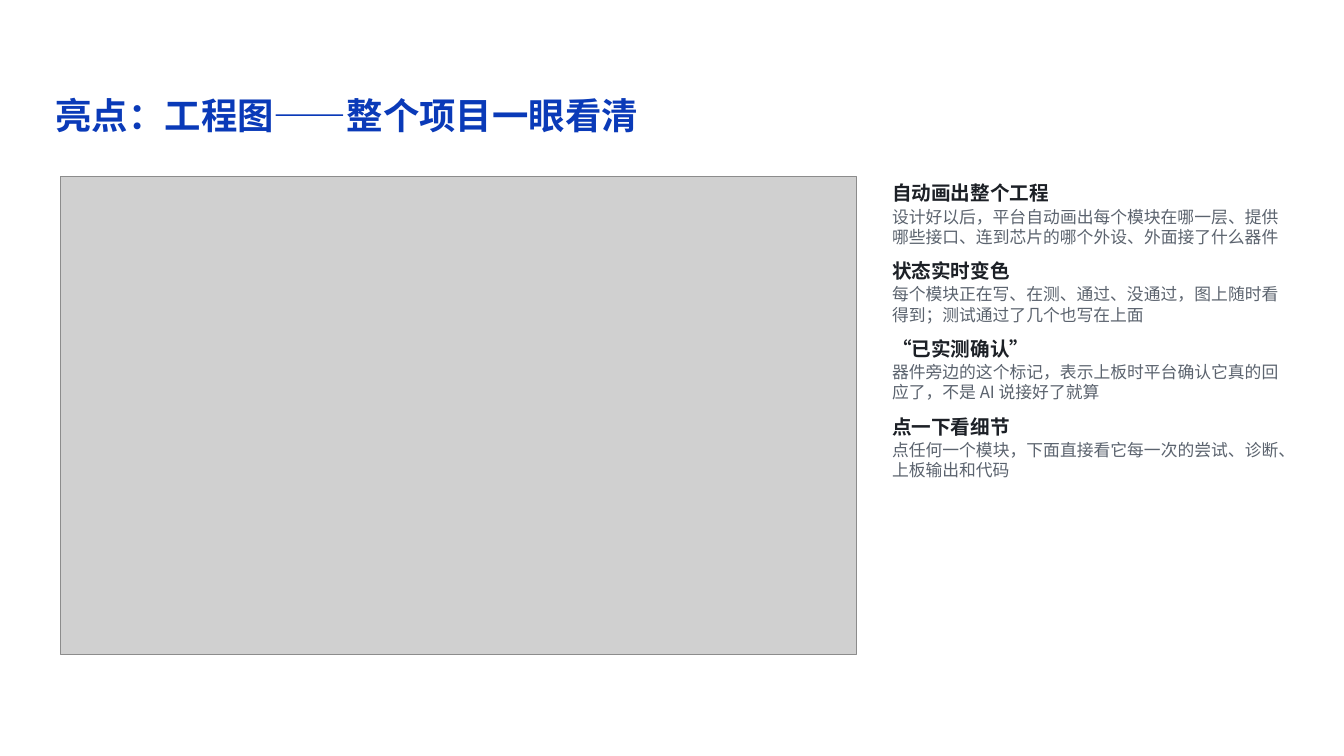
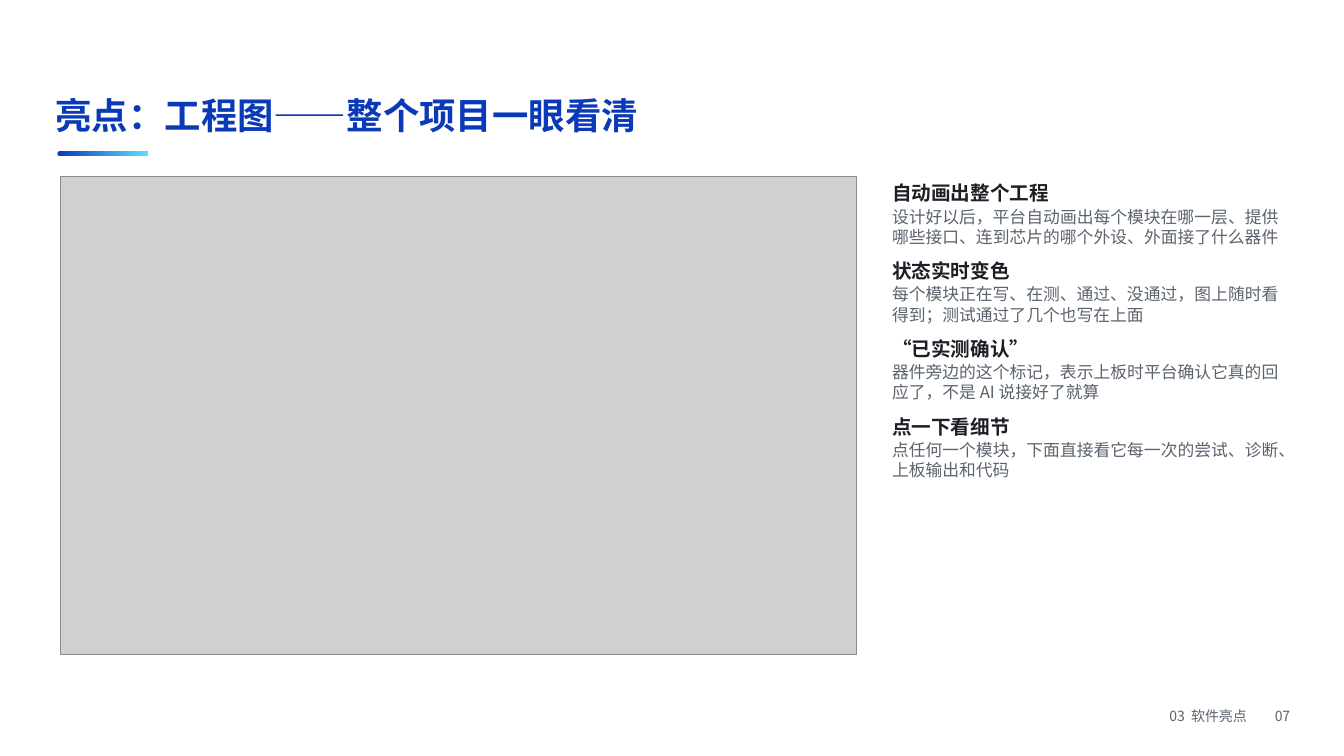
Before and after one commit to z-xxkk/firmforge, a slide deck: slide 7 of submission/方案讲解.pptx. Drawn at 1344x756 pixels with LibreOffice and Linux fonts; fonts in the diff are those of the drawing; grey boxes stand for pictures; background and template pictures are left out. Boxes give left, top, right and bottom in pixels: in the first picture for what was removed or moved away, otherwise in the second. Text is boxed around its words. In the diff, an @@ line names an element or a change of style, - is before the commit and + after.

```diff
--- a/submission/方案讲解.pptx
+++ b/submission/方案讲解.pptx
@@ rounded rectangle added at (x1=57, y1=151, x2=148, y2=156), fill gradient #0A3AB8 to #5CE1FF @@
@@ text added at (x1=1169, y1=709, x2=1291, y2=722), 10 pt, text #5B636E @@
+03 软件亮点 07
```
Also in this commit, not shown: 14 other slides changed, 27 other files.
